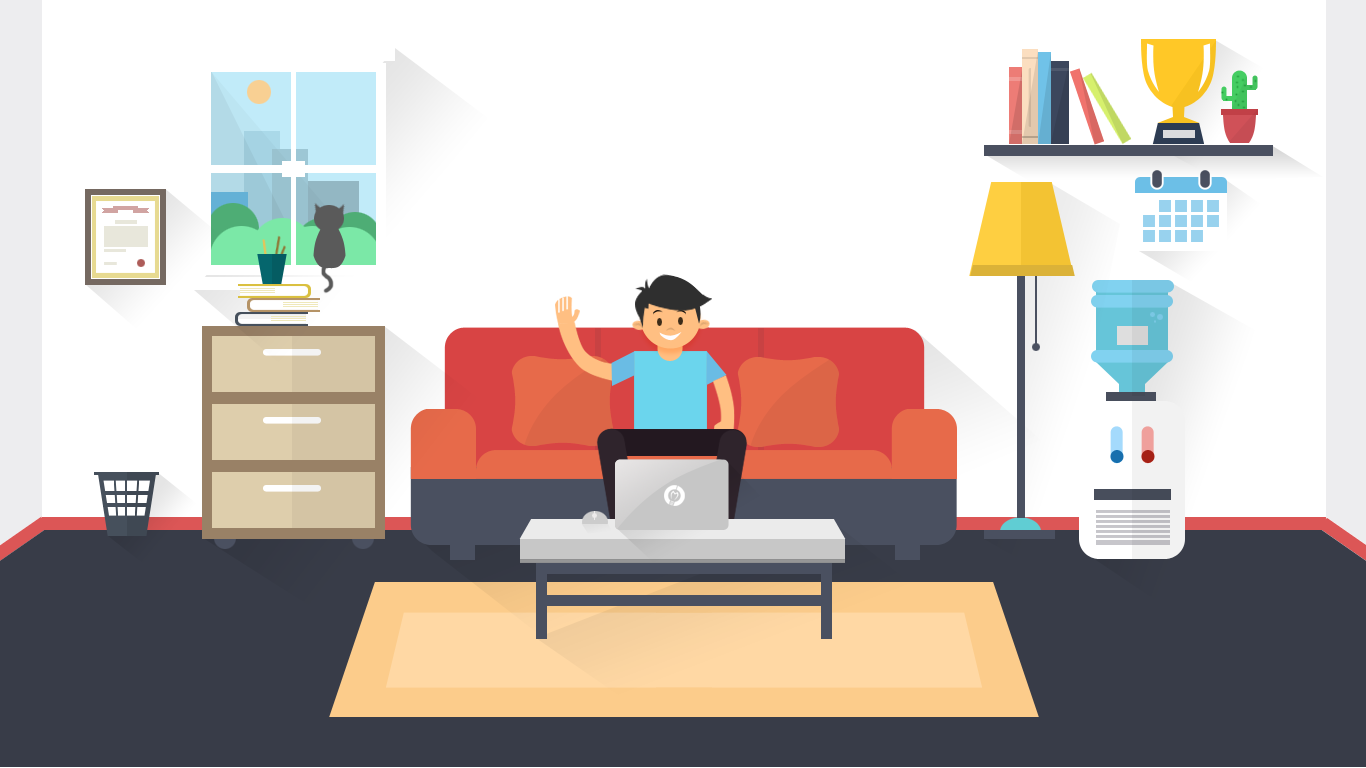
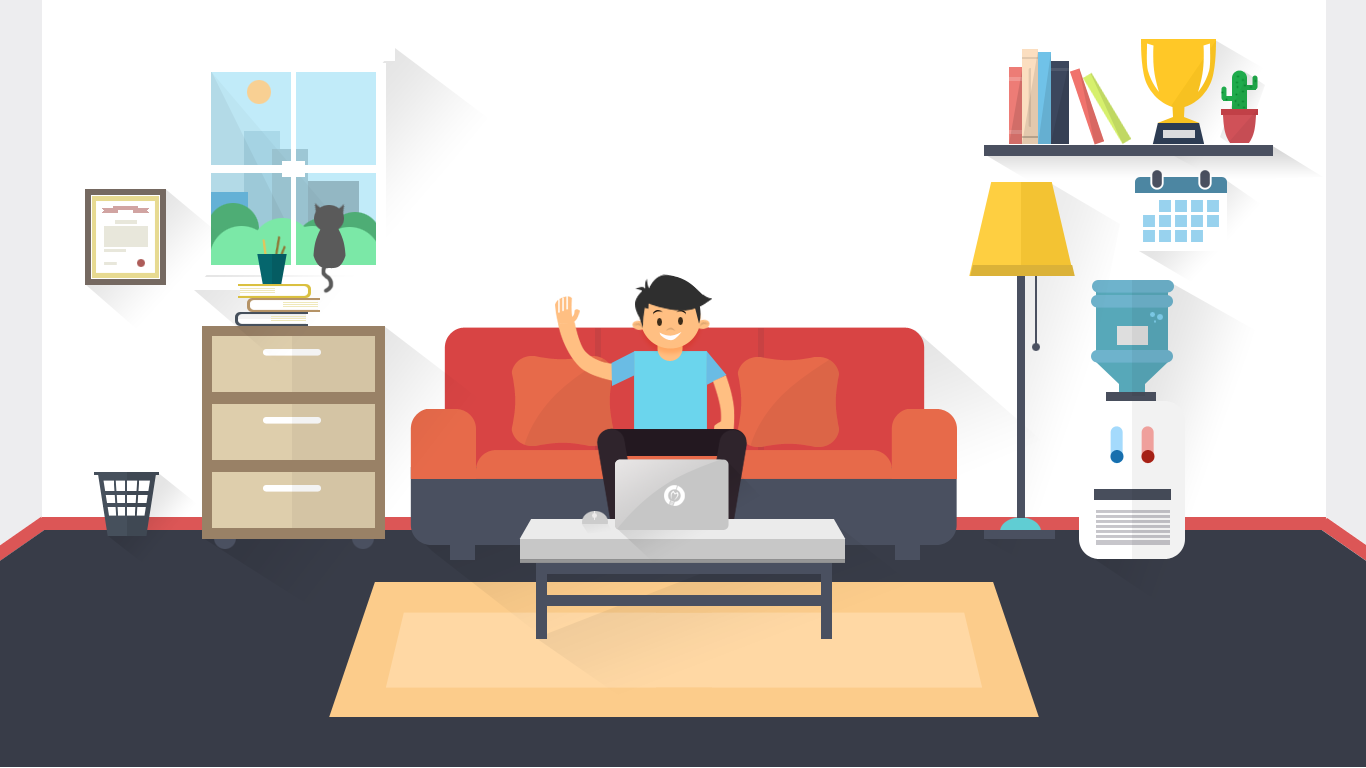
Layer changes from the first 1366 x 768 image to the second:
painted on "Layer 50 copy" over <box>1221,70,1258,109</box>
added layer "Layer 125" (10%) in group "rak 1" over <box>1220,71,1265,145</box>
painted on "Layer 24" over <box>1135,177,1227,193</box>
painted on "Layer 57 copy 3" over <box>1091,280,1174,392</box>
